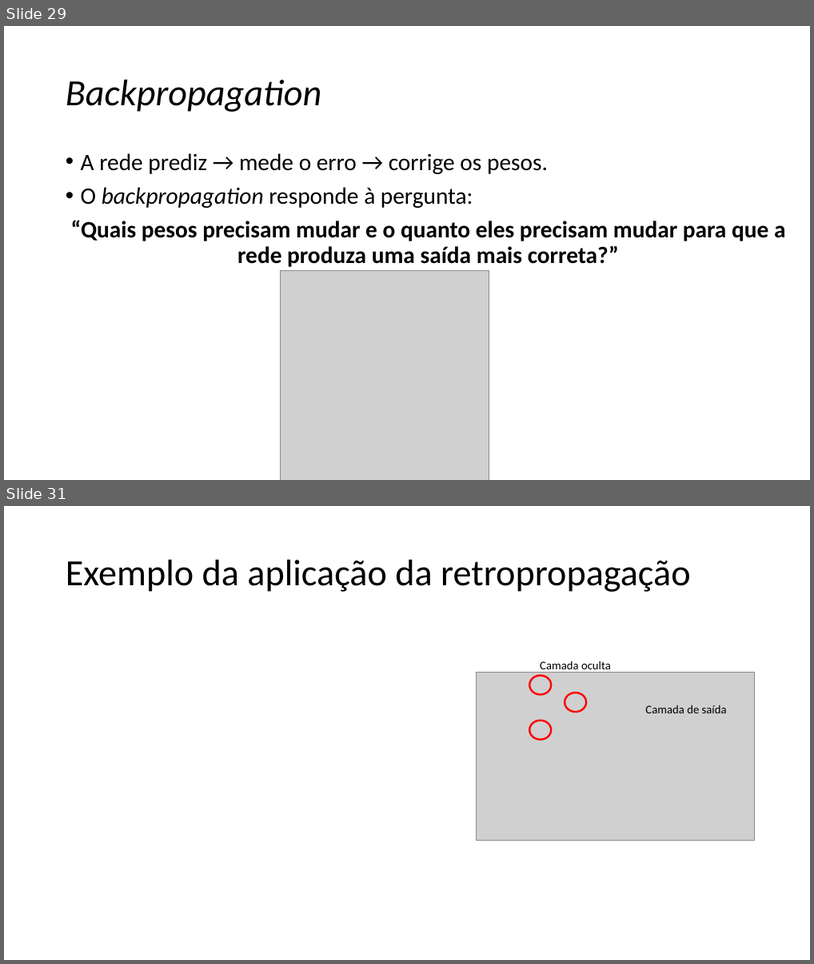
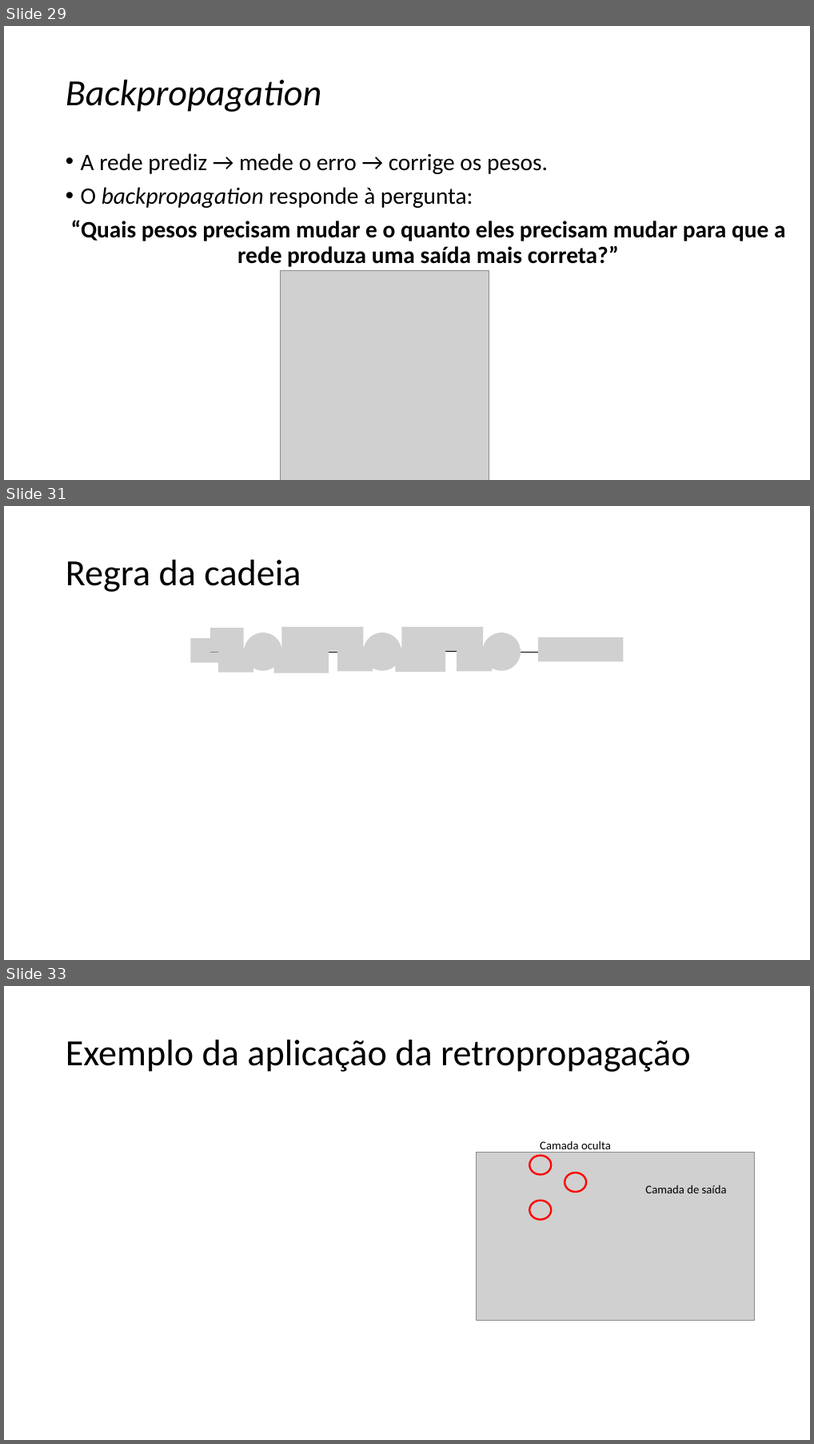
Before and after one commit to zz4fap/c24_inteligencia_artificial, a slide deck: slides/C24_MLP.pptx. Shown one above the other, each under a label of ours: slides 29 and 31 before the commit, slides 29, 31 and 33 after it; the slides between them are not shown. The pictures are 814x964 and 814x1444 pixels, drawn with LibreOffice and Linux fonts; fonts in the diff are those of the drawing; grey boxes stand for pictures. Boxes give left, top, right and bottom in pixels: in the first picture for what was removed or moved away, otherwise in the second. Text is boxed around its words. In the diff, an @@ line names an element or a change of style, - is before the commit and + after.

```diff
--- a/slides/C24_MLP.pptx
+++ b/slides/C24_MLP.pptx
@@ slide 31 added at <box>4,506,810,960</box>, background #FFFFFF @@
@@ title added at <box>66,560,301,592</box>, 44 pt, text #000000 @@
+Regra da cadeia
@@ group added at <box>191,627,623,672</box>: 11 pictures, 4 arrows @@
@@ picture added at <box>274,648,329,673</box> @@
@@ picture added at <box>395,648,446,672</box> @@
@@ what was slide 31 is now slide 33 @@
```
Also in this commit, not shown: 3 slides changed, 6 other slides added.
